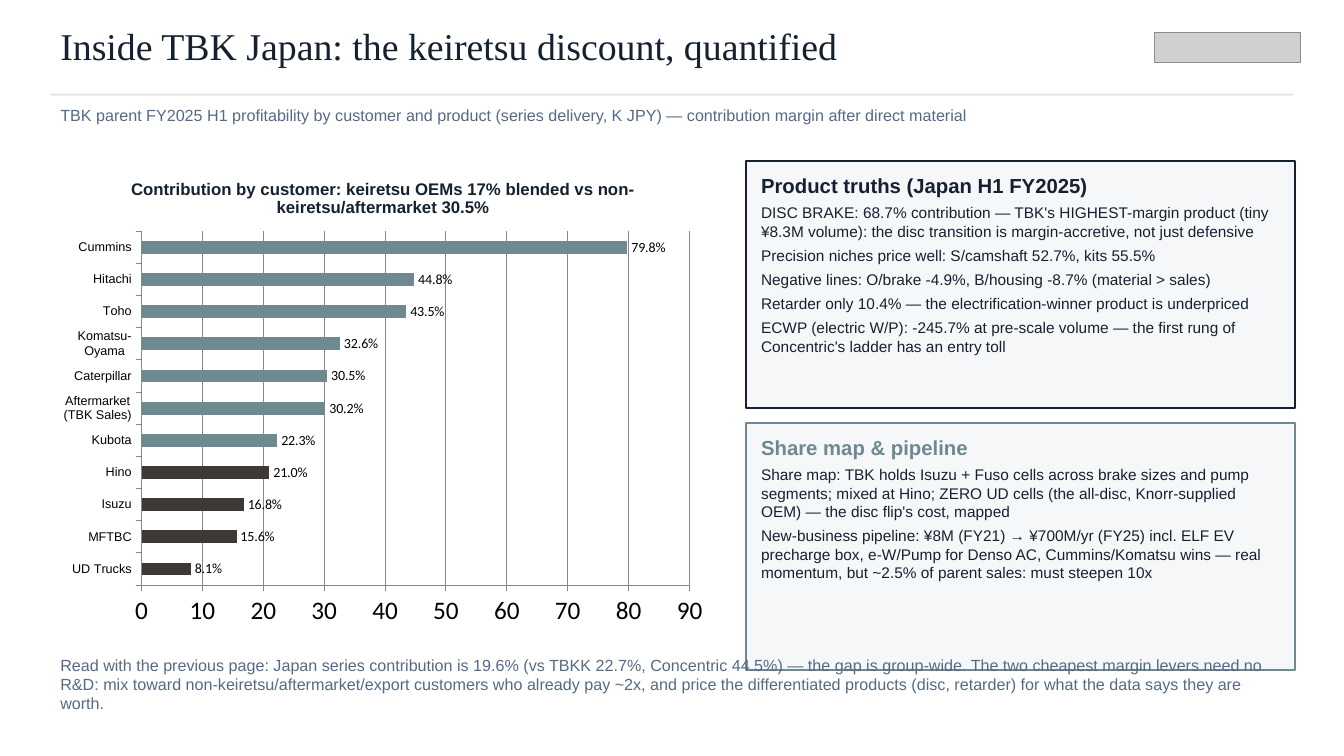
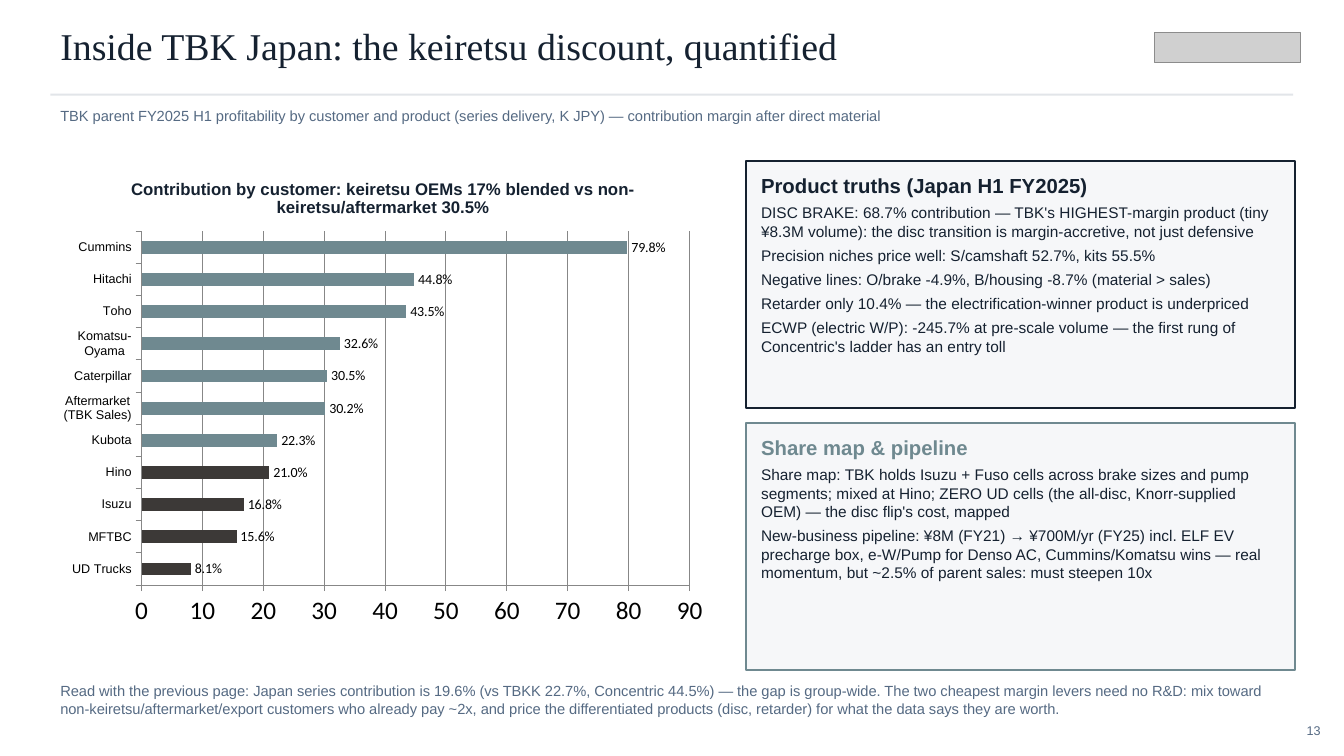
Before and after one commit to charette-lab/Claude, a slide deck: slide 13 of TBK_rd_gap_slides.pptx (slide 12 before the commit). Drawn at 1344x756 pixels with LibreOffice and Linux fonts; fonts in the diff are those of the drawing; grey boxes stand for pictures. Boxes give left, top, right and bottom in pixels: in the first picture for what was removed or moved away, otherwise in the second. Text is boxed around its words. In the diff, an @@ line names an element or a change of style, - is before the commit and + after.

```diff
--- a/TBK_rd_gap_slides.pptx
+++ b/TBK_rd_gap_slides.pptx
@@ text "TBK parent FY2025 H1 profitability ..." at (60, 110, 881, 124): size 11.5 to 10.5 pt @@
@@ text "Read with the previous page: ..." at (60, 685, 1262, 717): size 11.5 to 10.5 pt @@
@@ text "Read with the previous page: ...": place and size @@
-text "Read with the previous page: ..." at (60, 658, 1262, 709)
+text "Read with the previous page: ..." at (60, 685, 1262, 717)
@@ text added at (1307, 726, 1321, 735), 9 pt, text #556A83 @@
+13
```
Also in this commit, not shown: 25 other slides changed, 1 slide added, 1 other file.
